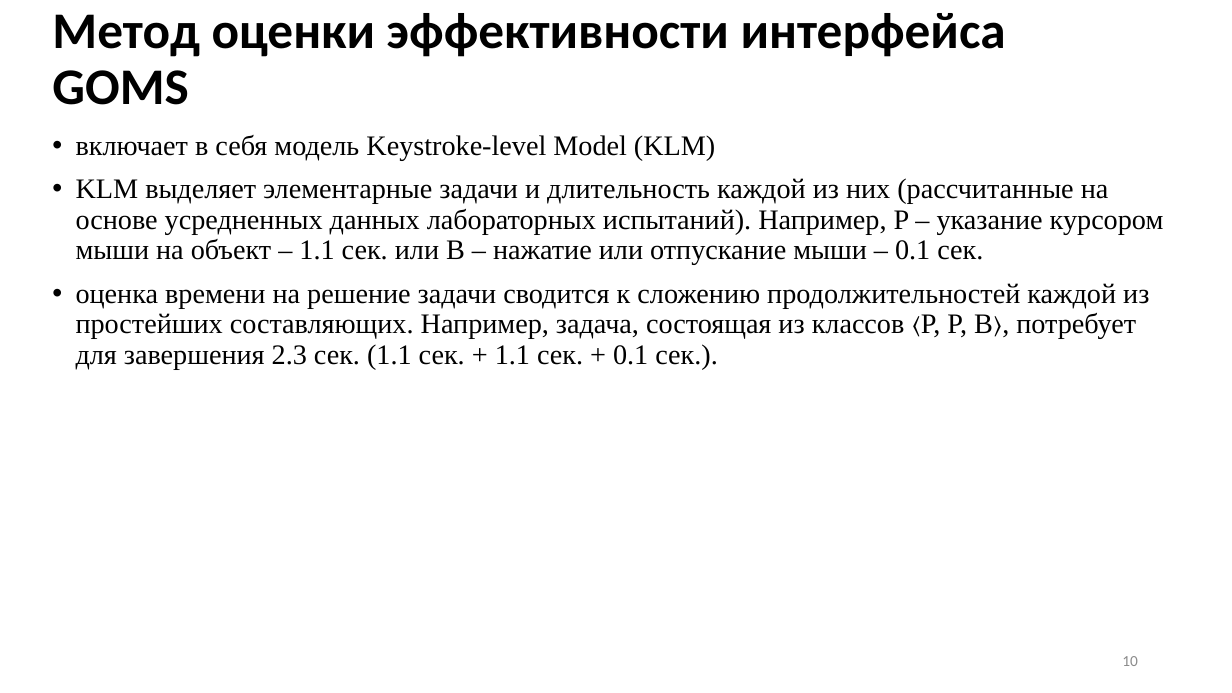
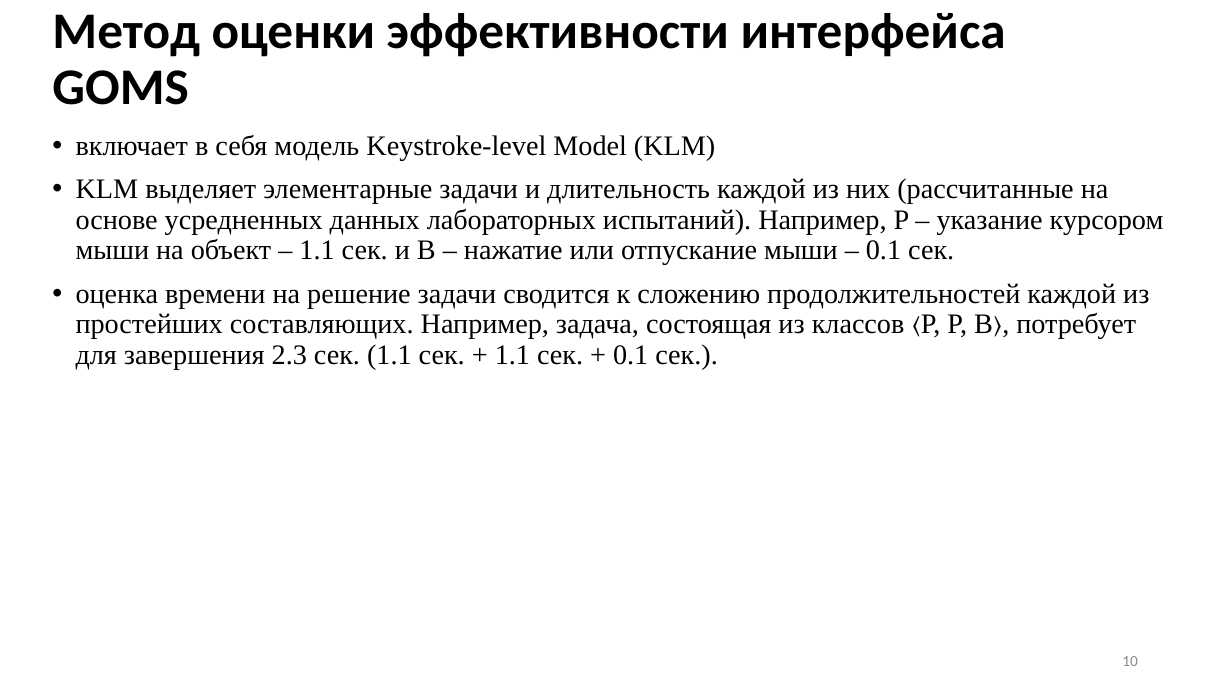
Before and after one commit to Inlucker/7semestr, a slide deck: slide 10 of НИР и ВКР/Презентация/ПронинАС_НИР_презентация.pptx. Drawn at 1232x693 pixels with LibreOffice and Linux fonts; fonts in the diff are those of the drawing. Boxes give left, top, right and bottom in pixels: in the first picture for what was removed or moved away, otherwise in the second. Text is boxed around its words. In the diff, an @@ line names an element or a change of style, - is before the commit and + after.

```diff
--- a/НИР и ВКР/Презентация/ПронинАС_НИР_презентация.pptx
+++ b/НИР и ВКР/Презентация/ПронинАС_НИР_презентация.pptx
@@ text at <box>76,178,1164,265</box>: text changed @@
-• KLM выделяет элементарные задачи и длительность каждой из них (рассчитанные на основе усредненных данных лабораторных испытаний). Например, P – указание курсором мыши на объект – 1.1 сек. или B – нажатие или отпускание мыши – 0.1 сек.
+• KLM выделяет элементарные задачи и длительность каждой из них (рассчитанные на основе усредненных данных лабораторных испытаний). Например, P – указание курсором мыши на объект – 1.1 сек. и B – нажатие или отпускание мыши – 0.1 сек.
```
Also in this commit, not shown: 5 other slides changed, 17 other files.
